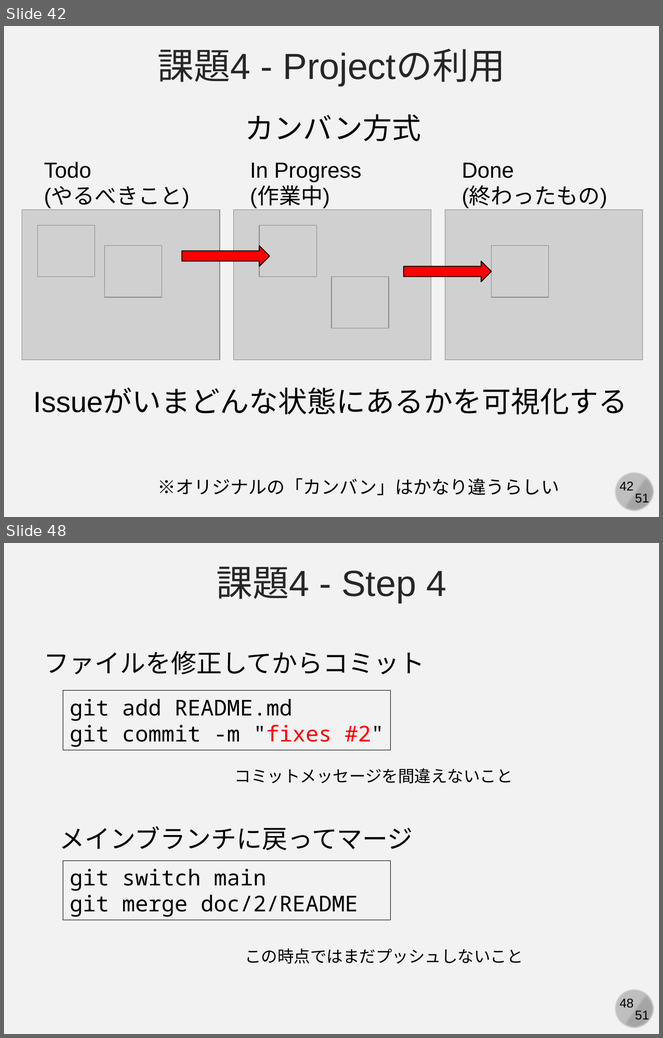
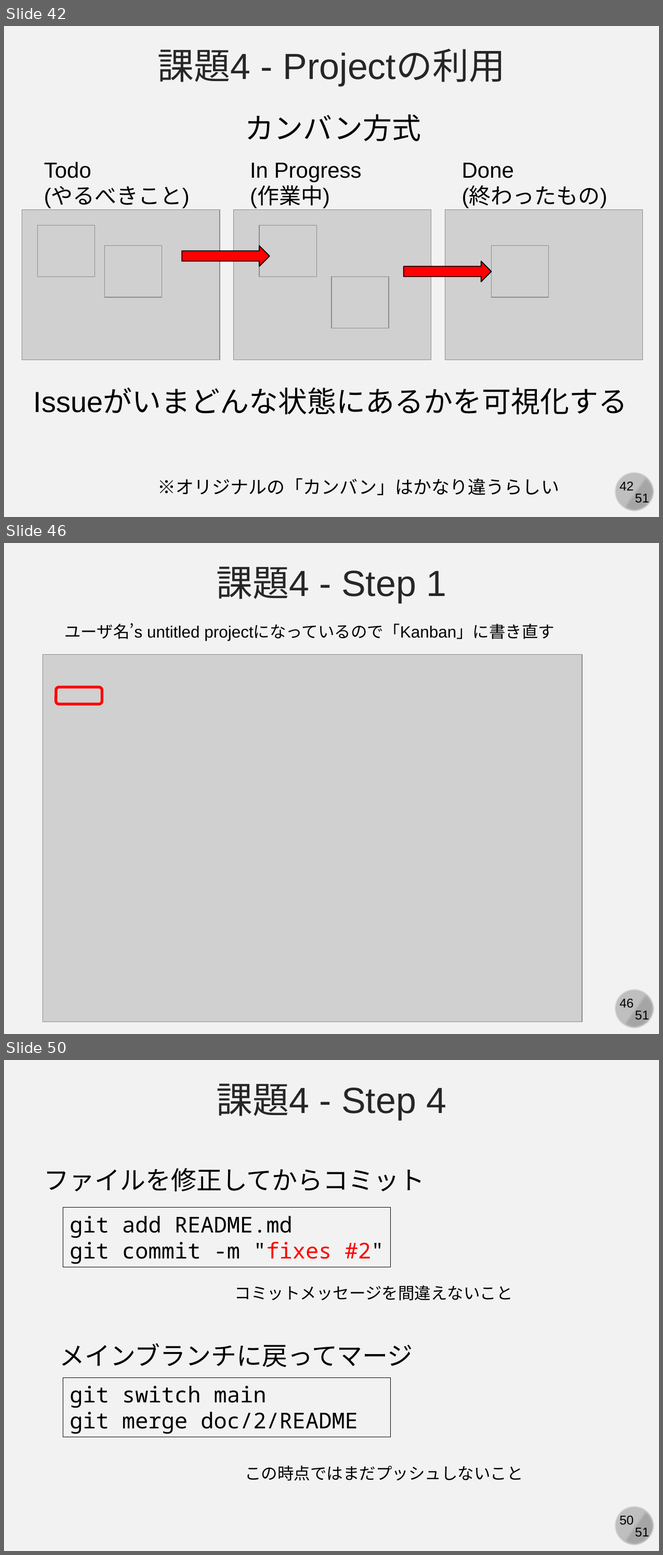
Before and after one commit to kaityo256/github, a slide deck: practice_github_basic/fig/slide.pptx. Shown one above the other, each under a label of ours: slides 42 and 48 before the commit, slides 42, 46 and 50 after it; the slides between them are not shown. The pictures are 663x1038 and 663x1555 pixels, drawn with LibreOffice and Linux fonts; fonts in the diff are those of the drawing; grey boxes stand for pictures. Boxes give left, top, right and bottom in pixels: in the first picture for what was removed or moved away, otherwise in the second. Text is boxed around its words. In the diff, an @@ line names an element or a change of style, - is before the commit and + after.

Commit message:
updates kanban

```diff
--- a/practice_github_basic/fig/slide.pptx
+++ b/practice_github_basic/fig/slide.pptx
@@ slide 46 added at [4, 543, 659, 1034], background #F2F2F2; not listed: 4 template elements that a slide beside it also shows @@
@@ text added at [216, 566, 447, 603], 40 pt, text #262626 @@
+課題4 - Step 1
@@ text added at [64, 623, 555, 641], 18 pt, text #000000 @@
+ユーザ名’s untitled projectになっているので「Kanban」に書き直す
@@ picture added at [42, 654, 583, 1022] @@
@@ rounded rectangle added at [56, 687, 102, 704], outline #FF0000 3 pt @@
@@ what was slide 48 is now slide 50 @@
@@ page number at [620, 1516, 634, 1525]: text changed @@
-48
+50
```
Also in this commit, not shown: 11 slides changed, 3 other slides added, 2 slides removed, 1 other file.
